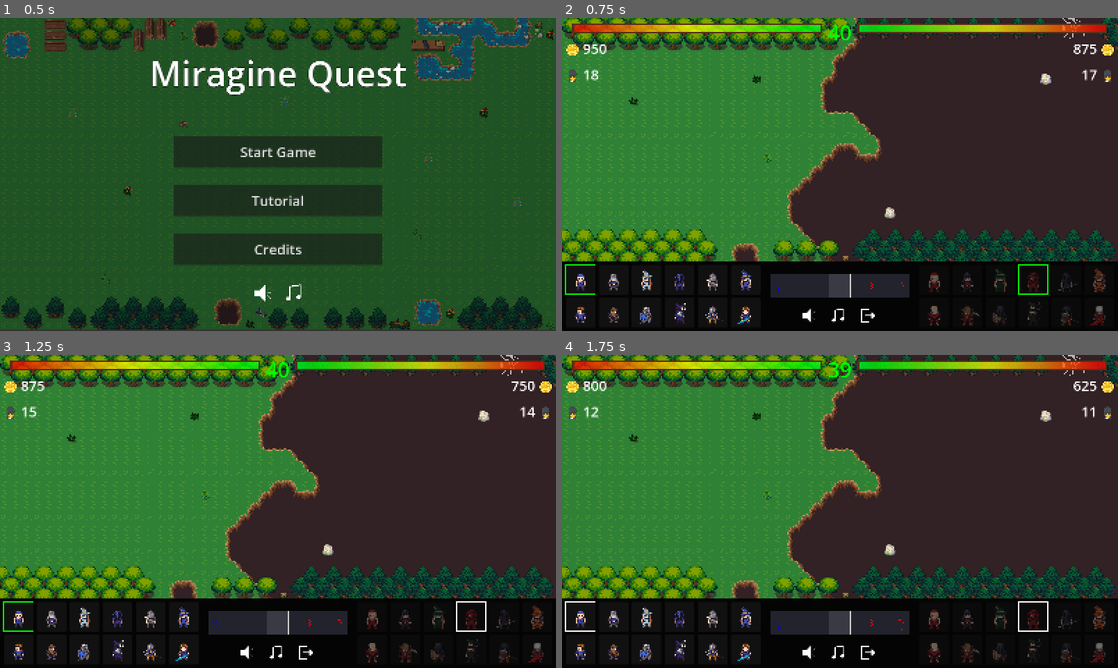
Above: before the commit, frames 1-4 (two rows, left to right).
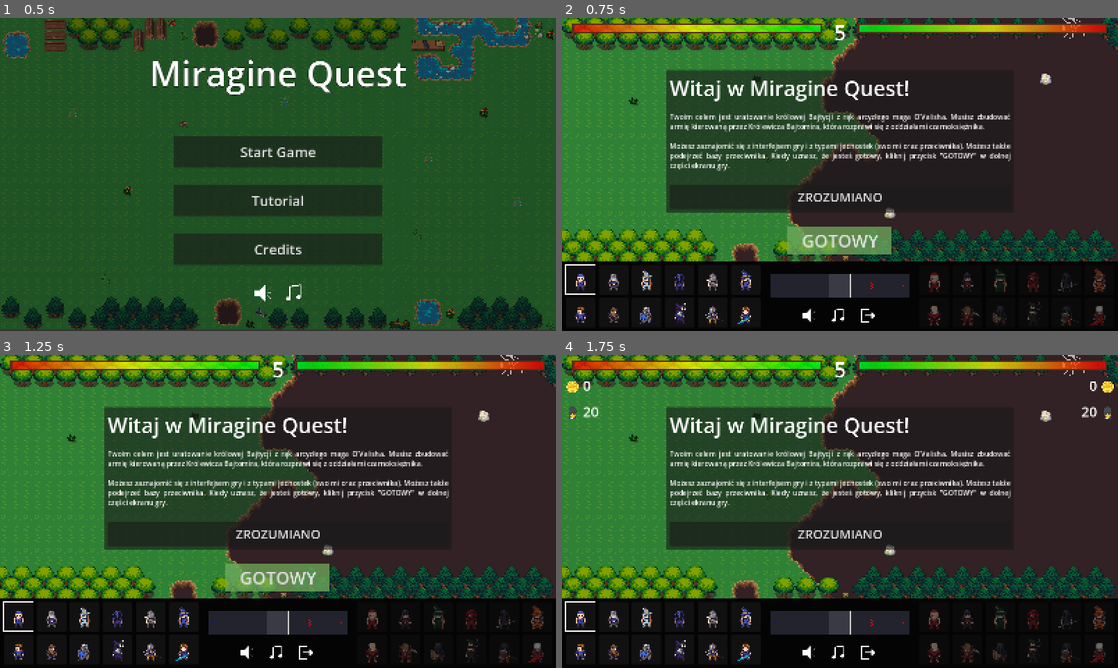
Above: after the commit, the same moments.

Repository: wojmichaluk/miragine-quest
Game: Godot game, scene res://scenes/MainMenu.tscn
Two runs of this game, one before a commit and one after it. Both use one fixed random seed, a clock stepped at 60 frames per second and the inputs below.
Inputs (mouse positions are in pixels of both pictures, inside the frame that each line leads up to):
- Up to frame 1 (0.5 s): no input
- Up to frame 2 (0.75 s): click "Start Game" at 0.5 s
- Up to frame 3 (1.25 s): no input
- Up to frame 4 (1.75 s): click (840, 577) at 1.25 s, where only the run after the commit has a clickable "GOTOWY"

Frame 1 is identical in both runs. In frame 2, 18% of the frame differs, in the area x 0-100%, y 2-89%; in frame 3, 18%; in frame 4, 16%.

Commit message:
Added information popup and preparation phase

Diff:
--- a/godot-project/scenes/EnemyUnit.tscn
+++ b/godot-project/scenes/EnemyUnit.tscn
@@ -27,5 +27,5 @@
 shape = SubResource("RectangleShape2D_1inur")
 
 [node name="AudioStreamPlayer2D" type="AudioStreamPlayer2D" parent="." unique_id=69532324]
-max_distance = 2500.0
+max_distance = 5000.0
 bus = &"SFX"
--- a/godot-project/scenes/Main.tscn
+++ b/godot-project/scenes/Main.tscn
@@ -358,6 +358,15 @@
 tile_size = Vector2i(32, 32)
 sources/0 = SubResource("TileSetAtlasSource_vcsgt")
 
+[sub_resource type="StyleBoxFlat" id="StyleBoxFlat_cvmbd"]
+bg_color = Color(0.44313726, 0.67058825, 0.36078432, 0.7529412)
+
+[sub_resource type="StyleBoxFlat" id="StyleBoxFlat_bb450"]
+bg_color = Color(0.4440582, 0.6716262, 0.36094698, 1)
+
+[sub_resource type="StyleBoxFlat" id="StyleBoxFlat_ft6cd"]
+bg_color = Color(0.4440582, 0.6716262, 0.36094698, 1)
+
 [sub_resource type="StyleBoxFlat" id="StyleBoxFlat_lquwl"]
 bg_color = Color(0.016551722, 0.016551727, 0.016551709, 1)
 
@@ -408,6 +417,18 @@
 grow_vertical = 2
 mouse_filter = 2
 script = ExtResource("6_bjd11")
+
+[node name="BattleButton" type="Button" parent="CanvasLayer/UI" unique_id=27501900]
+layout_mode = 0
+offset_left = 650.0
+offset_top = 600.0
+offset_right = 950.0
+offset_bottom = 680.0
+theme_override_font_sizes/font_size = 50
+theme_override_styles/normal = SubResource("StyleBoxFlat_cvmbd")
+theme_override_styles/pressed = SubResource("StyleBoxFlat_bb450")
+theme_override_styles/hover = SubResource("StyleBoxFlat_ft6cd")
+text = "GOTOWY"
 
 [node name="Panel" type="Panel" parent="CanvasLayer/UI" unique_id=977985668]
 layout_mode = 1
@@ -630,7 +651,6 @@
 y_sort_enabled = true
 
 [node name="GameTimer" type="Timer" parent="." unique_id=1442052412]
-autostart = true
 
 [connection signal="toggled" from="CanvasLayer/UI/Panel/MarginContainer/HBoxContainer/Space/SFXMuteButton" to="CanvasLayer/UI" method="_on_sfx_mute_button_toggled"]
 [connection signal="toggled" from="CanvasLayer/UI/Panel/MarginContainer/HBoxContainer/Space/MusicMuteButton" to="CanvasLayer/UI" method="_on_music_mute_button_toggled"]
--- a/godot-project/scenes/PlayerUnit.tscn
+++ b/godot-project/scenes/PlayerUnit.tscn
@@ -26,5 +26,5 @@
 shape = SubResource("RectangleShape2D_xgtta")
 
 [node name="AudioStreamPlayer2D" type="AudioStreamPlayer2D" parent="." unique_id=279367236]
-max_distance = 2500.0
+max_distance = 5000.0
 bus = &"SFX"
--- /dev/null
+++ b/godot-project/scenes/StartPopup.tscn
@@ -0,0 +1,45 @@
+[gd_scene format=3 uid="uid://lo6h2oucgy0a"]
+
+[ext_resource type="Script" uid="uid://cb7m6l3l4wto1" path="res://scripts/start_popup.gd" id="1_wwbot"]
+
+[node name="StartPopup" type="PanelContainer" unique_id=633167330]
+offset_left = 300.0
+offset_top = 150.0
+offset_right = 1300.0
+offset_bottom = 550.0
+script = ExtResource("1_wwbot")
+
+[node name="MarginContainer" type="MarginContainer" parent="." unique_id=1031610155]
+layout_mode = 2
+theme_override_constants/margin_left = 10
+theme_override_constants/margin_top = 10
+theme_override_constants/margin_right = 10
+theme_override_constants/margin_bottom = 10
+
+[node name="VBoxContainer" type="VBoxContainer" parent="MarginContainer" unique_id=846719568]
+layout_mode = 2
+theme_override_constants/separation = 10
+
+[node name="HelloLabel" type="Label" parent="MarginContainer/VBoxContainer" unique_id=882060308]
+custom_minimum_size = Vector2(0, 100)
+layout_mode = 2
+theme_override_font_sizes/font_size = 60
+text = "Witaj w Miragine Quest!"
+
+[node name="ContentLabel" type="RichTextLabel" parent="MarginContainer/VBoxContainer" unique_id=1703762644]
+custom_minimum_size = Vector2(580, 200)
+layout_mode = 2
+theme_override_font_sizes/normal_font_size = 20
+bbcode_enabled = true
+text = "[fill]Twoim celem jest uratowanie królowej Bajtycji z rąk arcyzłego maga O'Valisha. Musisz zbudować armię kierowaną przez Królewicza Bajtomira, która rozprawi się z oddziałami czarnoksiężnika.
+
+Możesz zaznajomić się z interfejsem gry i z typami jednostek (swoimi oraz przeciwnika). Możesz także podejrzeć bazy przeciwnika. Kiedy uznasz, że jesteś gotowy, kliknij przycisk \"GOTOWY\" w dolnej części ekranu gry.[/fill]"
+fit_content = true
+
+[node name="CloseButton" type="Button" parent="MarginContainer/VBoxContainer" unique_id=1727001309]
+custom_minimum_size = Vector2(0, 60)
+layout_mode = 2
+theme_override_font_sizes/font_size = 36
+text = "ZROZUMIANO"
+
+[connection signal="pressed" from="MarginContainer/VBoxContainer/CloseButton" to="." method="_on_close_button_pressed"]
--- a/godot-project/scripts/base_info_window.gd
+++ b/godot-project/scripts/base_info_window.gd
@@ -44,9 +44,9 @@
 
 	# Attack type info
 	atk_type_label.text = "Rodzaj ataku: " + (
-		"⚔️" if base_data["atk_type"] == "physical" \
-		else "🏹" if base_data["atk_type"] == "magical" \
-		else "🪄 (specjalny)"
+		"🏹" if base_data["atk_type"] == "physical" \
+		else "🪄" if base_data["atk_type"] == "magical" \
+		else "specjalny"
 	)
 
 	# Attack speed info
--- a/godot-project/scripts/main.gd
+++ b/godot-project/scripts/main.gd
@@ -9,11 +9,13 @@
 # Game over scene
 @export var game_over_scene: PackedScene
 
+@onready var battle_button = $CanvasLayer/UI/BattleButton
+
 # Gold currency
-var player_gold: int = 1000
-var enemy_gold: int = 1000
-var player_gold_round: int = 800
-var enemy_gold_round: int = 800
+var player_gold: int = 0
+var enemy_gold: int = 0
+var player_gold_round: int = 1000
+var enemy_gold_round: int = 1000
 var player_gold_gain: float = 0.0
 var enemy_gold_gain: float = 0.0
 
@@ -31,7 +33,7 @@
 
 # Timers
 var round_time: float = 40.0
-var current_time: float = 40.0
+var current_time: float
 var shopping_phase_duration: float = 5.0
 
 # Signals to notify UI
@@ -43,8 +45,11 @@
 var active_player_unit_id
 var active_enemy_unit_id
 
+# Preparation phase before actual start of the game
+var start_cooldown = 5
+
 # Round number
-var round_no = 0
+var round_no = -1
 
 # Analyzed units data for AI
 var analyzed_data: Dictionary
@@ -62,18 +67,22 @@
 	time_changed.connect($CanvasLayer/UI.update_timer_display)
 	weight_changed.connect($CanvasLayer/UI.update_weight_display)
 
+	# Initial player unit selection
+	select_active_unit(0, true)
+
+	# Possibility to prepare before starting the game
+	prepare()
+
+	# Wait for the button click and start the game
+	await battle_button.pressed
+	battle_button.hide()
+	$GameTimer.start()
+
 	# Displaying start values
 	gold_changed.emit(player_gold, true)
 	gold_changed.emit(enemy_gold, false)
-	time_changed.emit(current_time, is_shopping_phase())
 	weight_changed.emit(player_weight, player_weight_limit, true)
 	weight_changed.emit(enemy_weight, enemy_weight_limit, false)
-
-	# Initial player unit selection
-	select_active_unit(0, true)
-
-	# Initial AI purchase
-	enemy_ai_purchase()
 
 
 # Called every frame. 'delta' is the elapsed time since the previous frame.
@@ -259,6 +268,16 @@
 	var spawn_delay = (time - 2) / (units_to_send + 1)
 	spawn_delay = max(min(spawn_delay, 0.5), 0.0)
 	$CanvasLayer/UI.update_unit_selection(unit_id, is_player, spawn_delay)
+
+
+func prepare():
+	current_time = start_cooldown
+	time_changed.emit(current_time, false)
+
+	# Show popup with information
+	var info_popup_scene = preload("res://scenes/StartPopup.tscn")
+	var popup = info_popup_scene.instantiate()
+	$CanvasLayer/UI.add_child(popup)
 
 
 func spawn_unit(unit_id: int, is_player: bool):
--- /dev/null
+++ b/godot-project/scripts/start_popup.gd
@@ -0,0 +1,15 @@
+extends PanelContainer
+
+
+# Called when the node enters the scene tree for the first time.
+func _ready() -> void:
+	pass # Replace with function body.
+
+
+# Called every frame. 'delta' is the elapsed time since the previous frame.
+func _process(delta: float) -> void:
+	pass
+
+
+func _on_close_button_pressed():
+	queue_free()
--- a/godot-project/scripts/unit.gd
+++ b/godot-project/scripts/unit.gd
@@ -182,6 +182,7 @@
 	var base = null
 	var min_metric_dist = INF
 	var min_real_dist = INF
+	var min_base_dist = INF
 
 	# Finding the closest enemy
 	for body in bodies:
@@ -191,12 +192,15 @@
 		# Checking if it is an enemy
 		if (is_in_group("player") and body.is_in_group("enemy")) or \
 			(is_in_group("enemy") and body.is_in_group("player")):
+			var metric_dist = metric_distance(body)
+
 			# Checking if it is a base
 			if body.is_in_group("base"):
-				base = body
-				break
-
-			var metric_dist = metric_distance(body)
+				if metric_dist < min_base_dist:
+					base = body
+					min_base_dist = metric_dist
+
+				continue
 
 			if metric_dist < min_metric_dist:
 				target = body
--- a/godot-project/scripts/unit_info_window.gd
+++ b/godot-project/scripts/unit_info_window.gd
@@ -44,7 +44,7 @@
 	weight_label.text = "💂 " + str(int(unit_data["weight"]))
 
 	# Attack type info
-	atk_type_label.text = "Rodzaj ataku: " + ("⚔️" if unit_data["atk_type"] == "physical" else "🏹")
+	atk_type_label.text = "Rodzaj ataku: " + ("⚔️" if unit_data["atk_type"] == "physical" else "🪄")
 
 	# Speed info
 	speed_label.text = "💨 " + str(int(unit_data["speed"]))
Not shown, added: godot-project/scripts/start_popup.gd.uid
